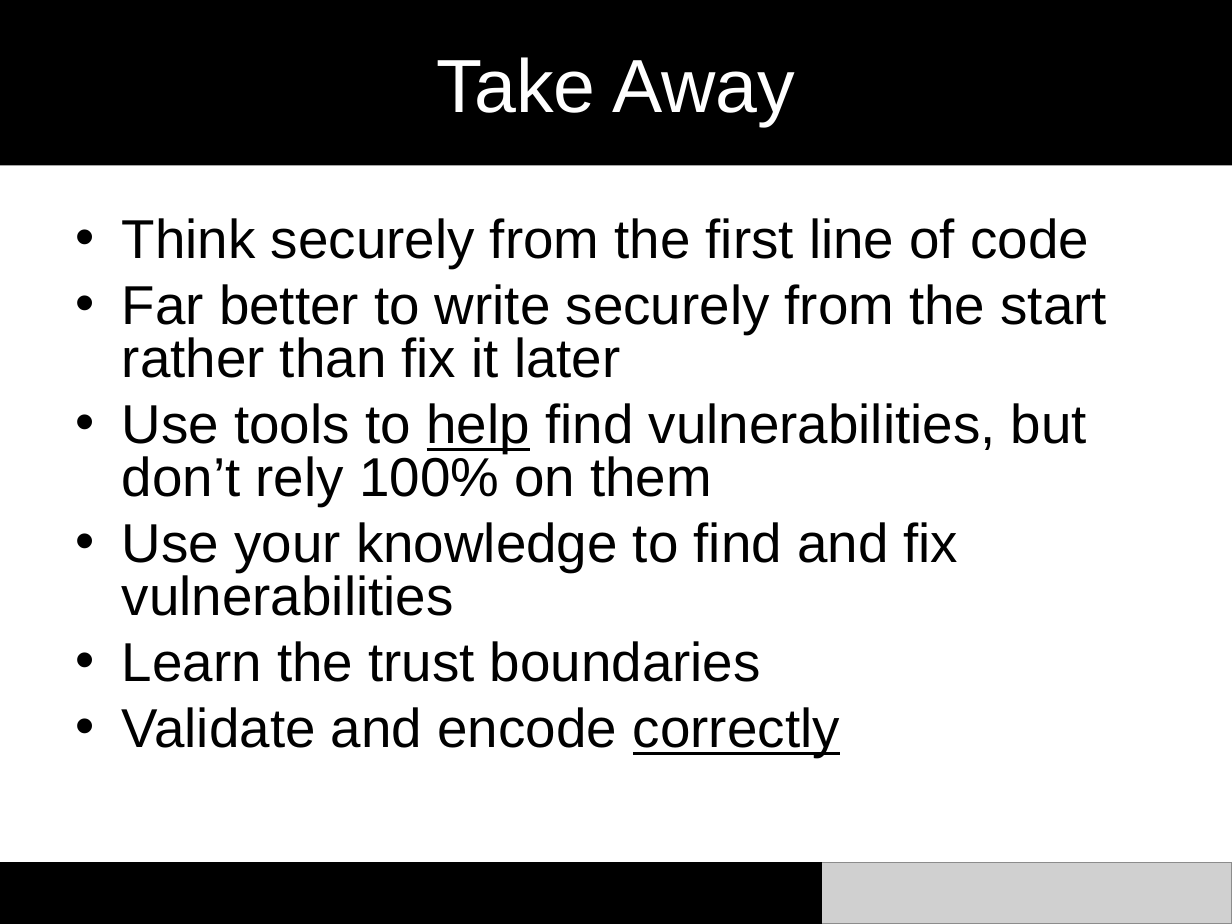
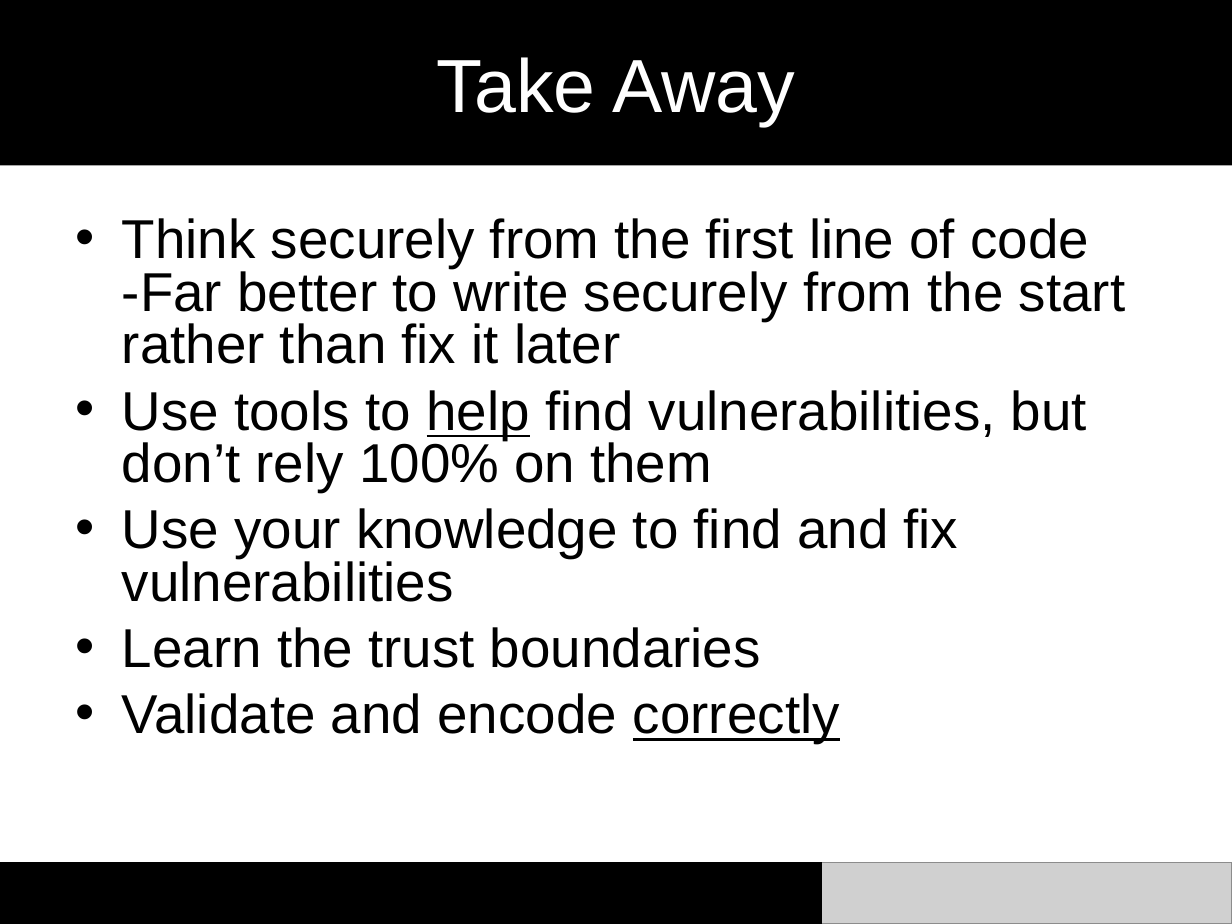
Before and after one commit to marcesher/mxunit-cfmeetups, a slide deck: slide 22 of cfObjective2009SecurityTesting/cf.objective.2009.ppt. Drawn at 1232x924 pixels with LibreOffice and Linux fonts; fonts in the diff are those of the drawing; grey boxes stand for pictures. Boxes give left, top, right and bottom in pixels: in the first picture for what was removed or moved away, otherwise in the second. Text is boxed around its words. In the diff, an @@ line names an element or a change of style, - is before the commit and + after.

```diff
--- a/cfObjective2009SecurityTesting/cf.objective.2009.ppt
+++ b/cfObjective2009SecurityTesting/cf.objective.2009.ppt
@@ text at [122, 218, 1125, 364]: text changed @@
-• Think securely from the first line of code
-• Far better to write securely from the start rather than fix it later
+• Think securely from the first line of code -Far better to write securely from the start rather than fix it later
```
Also in this commit, not shown: 4 other slides changed, 1 slide added, 1 slide removed.
